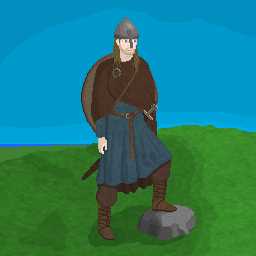
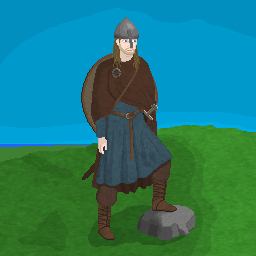
Revision of a layered 256x256 image; what changed, layer by layer:
painted on "newcloak tex" over [92, 148, 102, 189]
painted on "newcloak" over [92, 148, 102, 189]
